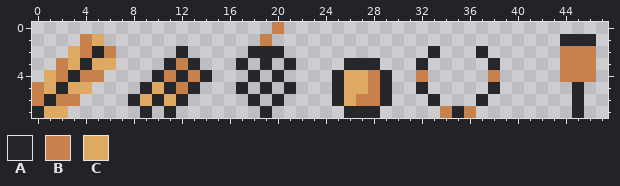
Pixel-art sprite -- assets/resource_sheet.png. This is how it looked before the edit.
The file is 48x8 pixels. The old version is drawn lined up with the new one.
Palette (. is transparent): A #25272a  B #c9814b  C #dda963
Pixels before, first column x 0:
0 ....................B..........................
1 ....BC.............B........................AAA
2 ...CBAB.....A.....AAA............A...A......BBB
3 ..BCACC....ABA...A.A.A....AAA...A.....A.....BBB
4 .CBABB....ABABA...A.A....ACCBA..B.....B.....BBB
5 BCACC....ACABA...A.A.A...ACCBA..A.....A......A.
6 BABB....ACACA.....A.A....ACBBA...A...A.......A.
7 ACC......A.A.......A......AAA.....BAB........A.
After:
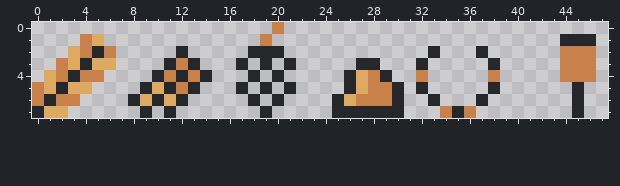
From old to new:
drawings rearranged on the sheet (the old picture shows each at its new place)
There is now colour A in rows 5 to 6 at x 30; in row 7 at x 25 and 29 to 30.
The edit turns colour C into colour A in rows 4 to 5 at x 26.
The edit turns colour A into colour B in rows 5 to 6 at x 29.
Colour A is gone in row 3 at x 26; in rows 4 to 5 at x 25.
